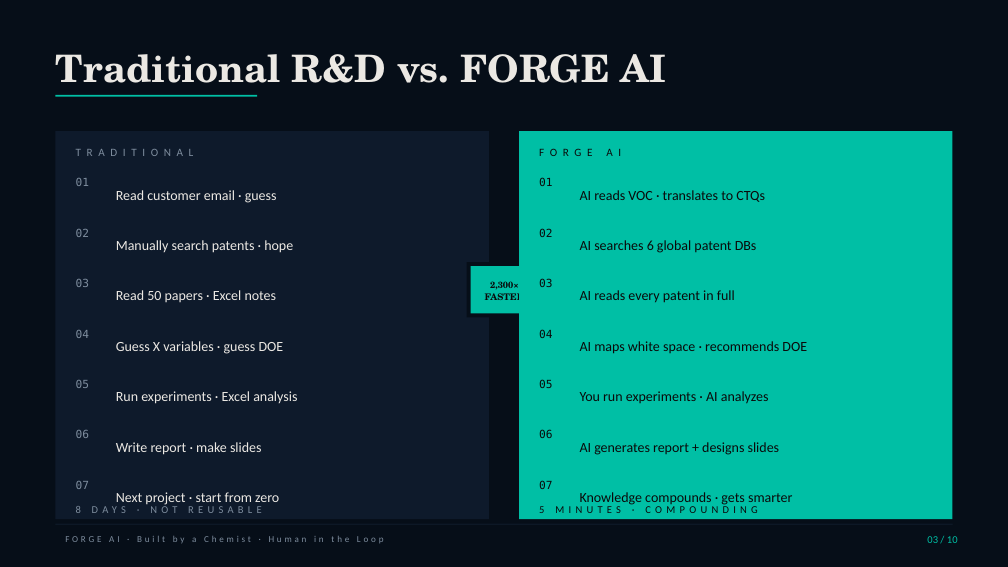
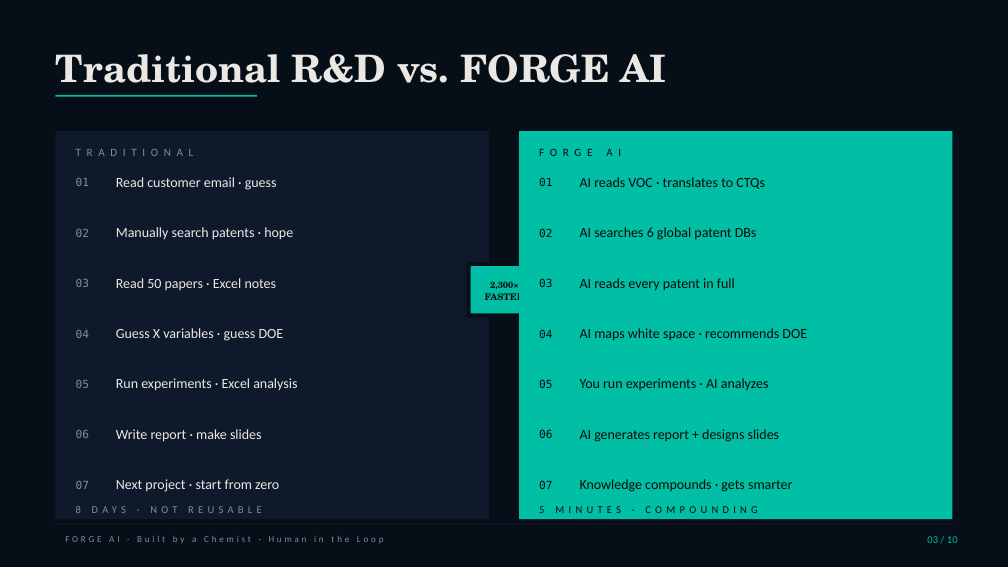
Before and after one commit to newbison/AI_CHEMIST, a slide deck: slide 3 of ppt/FORGE_AI_Deck.pptx. Drawn at 1008x567 pixels with LibreOffice and Linux fonts; fonts in the diff are those of the drawing. Boxes give left, top, right and bottom in pixels: in the first picture for what was removed or moved away, otherwise in the second. Text is boxed around its words. In the diff, an @@ line names an element or a change of style, - is before the commit and + after.

```diff
--- a/ppt/FORGE_AI_Deck.pptx
+++ b/ppt/FORGE_AI_Deck.pptx
@@ vertical alignment middle to top in 14 elements at <box>116,177,277,190</box>, <box>116,227,293,240</box>, <box>116,278,277,290</box>, <box>116,328,284,341</box>, <box>116,378,297,391</box>, <box>116,429,262,442</box>, <box>116,479,279,492</box>, <box>580,177,765,189</box>, <box>580,227,757,240</box>, <box>580,278,735,291</box>, <box>580,328,807,341</box>, <box>580,378,769,391</box>, <box>580,429,780,442</box>, <box>580,479,793,492</box> @@
```
Also in this commit, not shown: 4 other slides changed, 4 other files.
